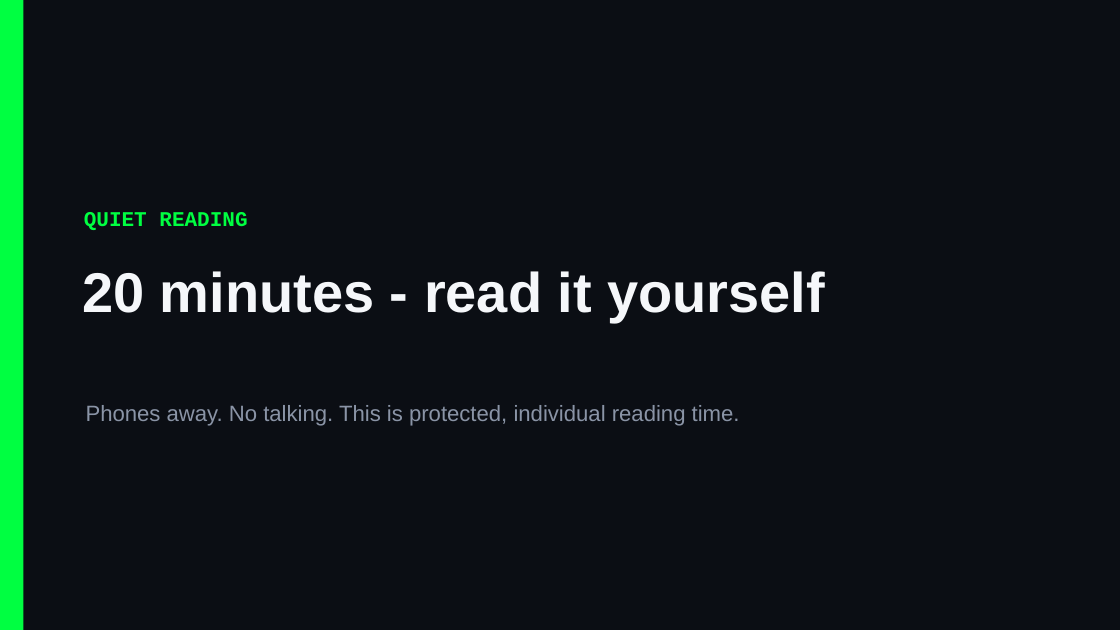
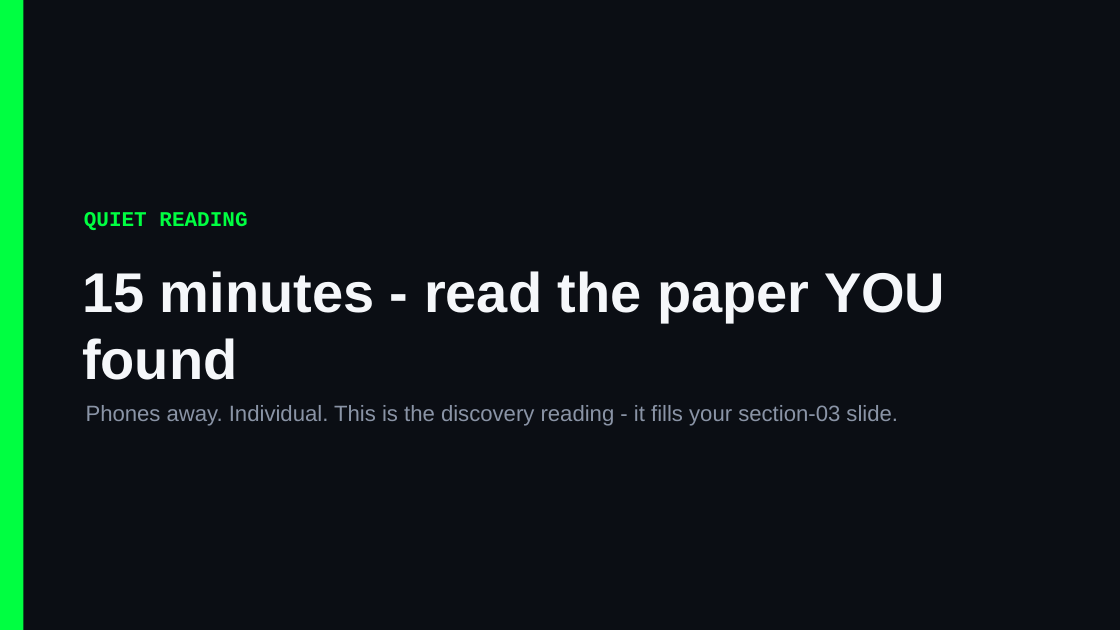
Before and after one commit to Cornell-Tech-Vibe-Coding-Summer-2026/website, a slide deck: slide 34 of slides/Week3-Tue-User-Testing-II.pptx (slide 11 before the commit). Drawn at 1120x630 pixels with LibreOffice and Linux fonts; fonts in the diff are those of the drawing. Boxes give left, top, right and bottom in pixels: in the first picture for what was removed or moved away, otherwise in the second. Text is boxed around its words. In the diff, an @@ line names an element or a change of style, - is before the commit and + after.

```diff
--- a/slides/Week3-Tue-User-Testing-II.pptx
+++ b/slides/Week3-Tue-User-Testing-II.pptx
@@ text at [82,271,945,380]: text changed @@
-20 minutes - read it yourself
+15 minutes - read the paper YOU found
@@ text at [86,405,898,426]: text changed @@
-Phones away. No talking. This is protected, individual reading time.
+Phones away. Individual. This is the discovery reading - it fills your section-03 slide.
```
Also in this commit, not shown: 1 other slide changed, 1 slide added, 1 other file.
